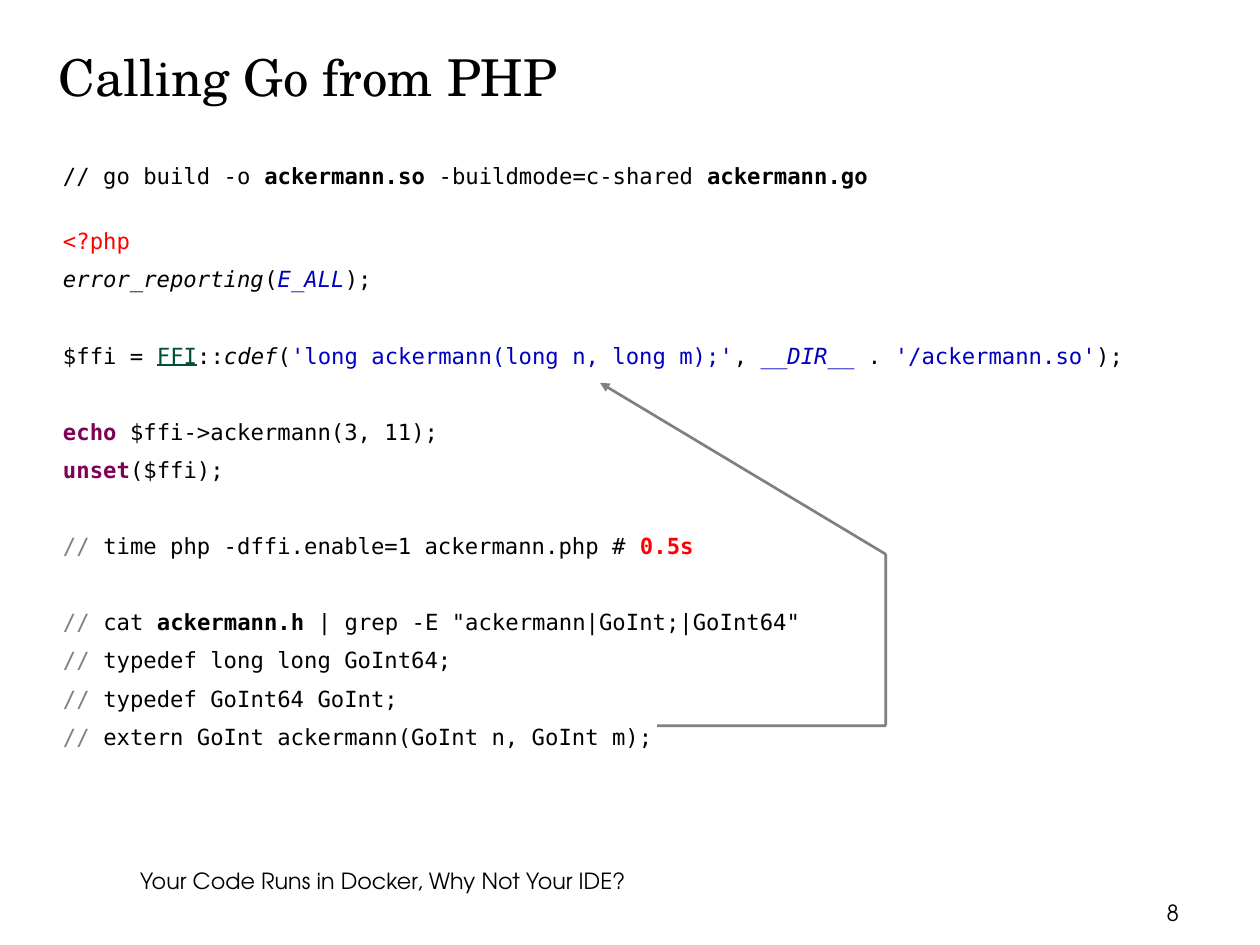
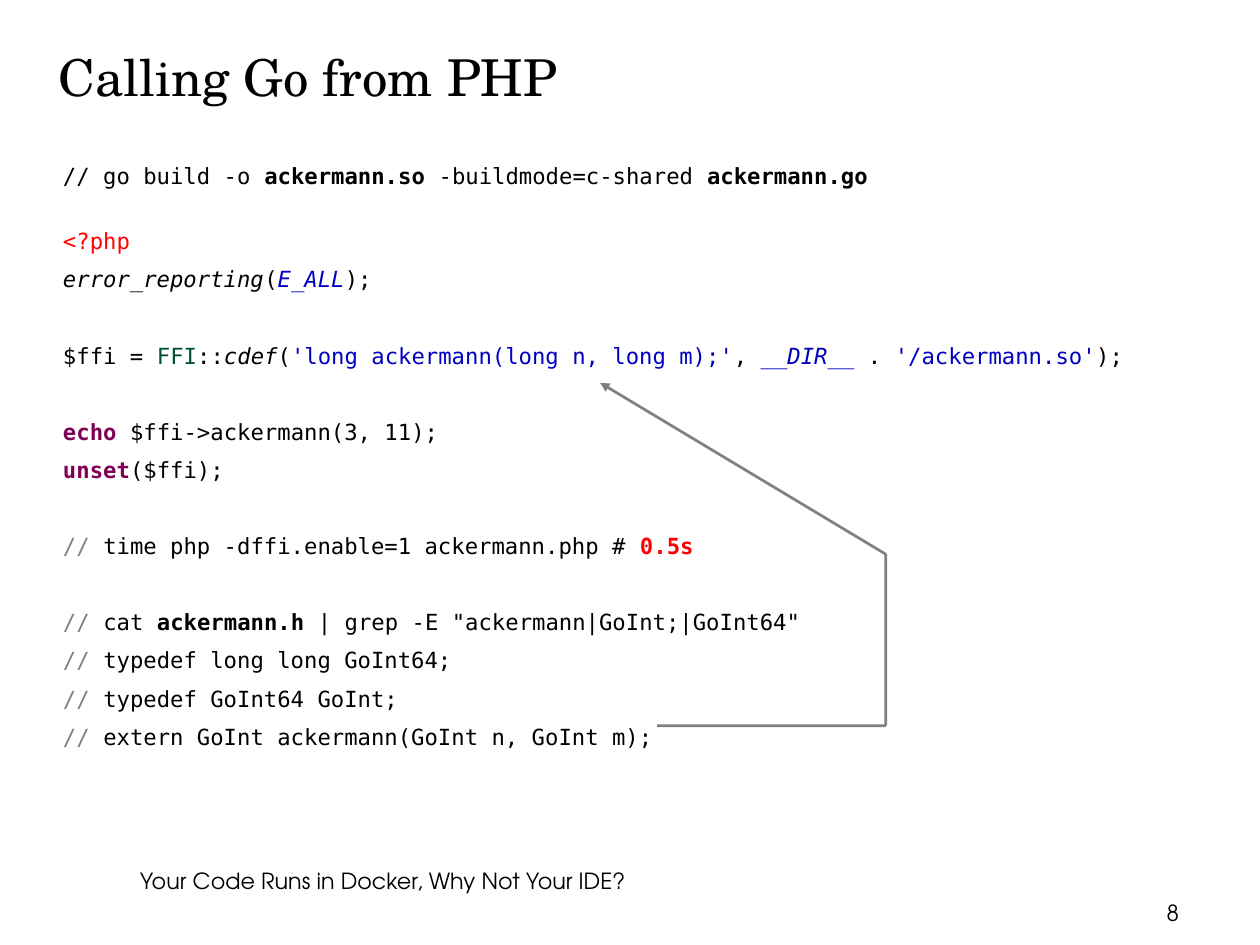
Before and after one commit to thbley/php-go-integration, a slide deck: slide 8 of getting_started_with_php_ffi.odp. Drawn at 1260x945 pixels with LibreOffice and Linux fonts; fonts in the diff are those of the drawing; background and template pictures are left out. Boxes give left, top, right and bottom in pixels: in the first picture for what was removed or moved away, otherwise in the second. Text is boxed around its words. In the diff, an @@ line names an element or a change of style, - is before the commit and + after.

```diff
--- a/getting_started_with_php_ffi.odp
+++ b/getting_started_with_php_ffi.odp
@@ text at bbox=[63, 347, 1123, 369]: underline off in "FFI::cdef('long" @@
```
Also in this commit, not shown: 1 other slide changed, 1 slide added, 1 other file.
